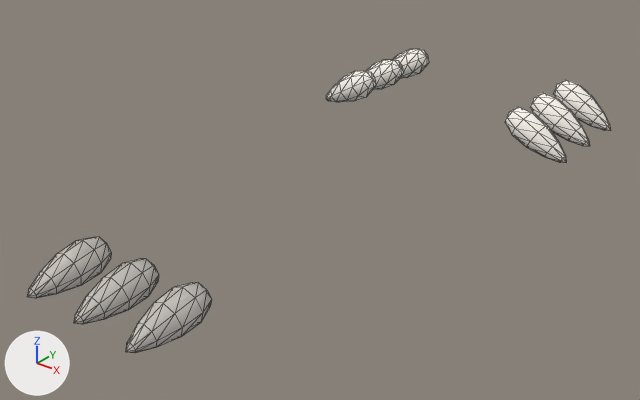
The glTF model character-studio/src/assets/anatomy/parts/claws-stub.glb: old version first, new version second.
One viewpoint serves both versions: a 50 mm camera at (0.168, -0.302, 0.095) aimed at (-0.004, -0.088, -0.038). The lights are fixed; the arrows at lower left show +X, +Y and +Z. The picture after the commit comes second. Mesh edges are drawn as thin lines. Vertices at exactly the same position are counted once.

Before the edit, the objects in view are built like this:
```python
me_claws_stub_footr = bpy.data.meshes.new('claws-stub@footR')
me_claws_stub_footr.from_pydata(...)  # 126 vertices, 240 faces; spans x -0.0258..0.0258, y -0.1927..-0.165, z -0.0355..-0.0233
me_claws_stub_footr.materials.append(mat_preview_belly)  # white #fef9f1
me_claws_stub_handl = bpy.data.meshes.new('claws-stub@handL')
me_claws_stub_handl.from_pydata(...)  # 126 vertices, 240 faces; spans x 0.0301..0.0547, y -0.0258..0.0258, z -0.0317..-0.0149
me_claws_stub_handl.materials.append(mat_preview_belly)  # white #fef9f1
me_claws_stub_handr = bpy.data.meshes.new('claws-stub@handR')
me_claws_stub_handr.from_pydata(...)  # 126 vertices, 240 faces; spans x -0.0547..-0.0301, y -0.0258..0.0258, z -0.0317..-0.0149
me_claws_stub_handr.materials.append(mat_preview_belly)  # white #fef9f1
ob_claws_stub_footr = bpy.data.objects.new('claws-stub@footR', me_claws_stub_footr)
ob_claws_stub_footr.location = (0.0, 0.0, 0.0)
ob_claws_stub_handl = bpy.data.objects.new('claws-stub@handL', me_claws_stub_handl)
ob_claws_stub_handl.location = (0.0, 0.0, 0.0)
ob_claws_stub_handr = bpy.data.objects.new('claws-stub@handR', me_claws_stub_handr)
ob_claws_stub_handr.location = (0.0, 0.0, 0.0)
```
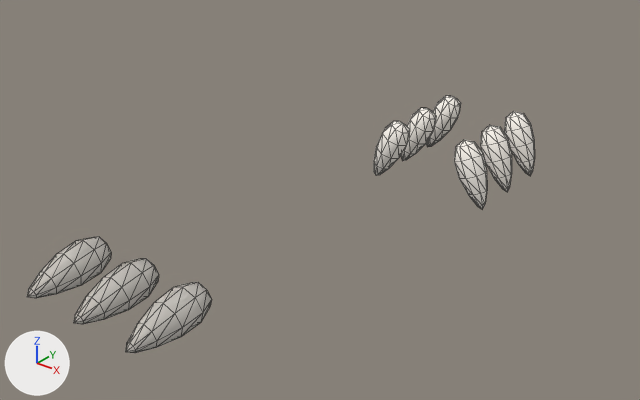
Location of each change, [x1, y1, x2, y2] in pixels of the pictures (640 x 400 px; the box of a moved part takes in the faces that stretch with it):
'claws-stub@handL', reshaped (23% narrower, 18% taller)
    before: [505, 80, 611, 163]
    after: [454, 111, 535, 209]
'claws-stub@handR', reshaped (15% narrower, 50% taller)
    before: [326, 49, 429, 102]
    after: [374, 96, 461, 176]
part 1 of me_claws_stub_handl, moved or reshaped
    before: [553, 80, 611, 131]
    after: [504, 111, 535, 176]
part 2 of me_claws_stub_handl, moved or reshaped
    before: [530, 93, 590, 146]
    after: [480, 125, 512, 192]
part 3 of me_claws_stub_handl, moved or reshaped
    before: [505, 107, 566, 163]
    after: [454, 140, 487, 209]
part 4 of me_claws_stub_handr, moved or reshaped
    before: [393, 49, 429, 78]
    after: [426, 96, 461, 147]
part 5 of me_claws_stub_handr, moved or reshaped
    before: [366, 60, 404, 90]
    after: [401, 108, 436, 161]
part 6 of me_claws_stub_handr, moved or reshaped
    before: [326, 71, 376, 102]
    after: [374, 121, 410, 176]

The edits, one by one:
me_claws_stub_handl is used by ob_claws_stub_handl; location (0.0, 0.0, 0.0).
me_claws_stub_handl had 126 vertices, 240 faces and spanned x 0.0301..0.0547, y -0.0258..0.0258, z -0.0317..-0.0149.
me_claws_stub_handl now has 126 vertices, 240 faces and spans x 0.0112..0.0259, y -0.0283..0.0234, z -0.0576..-0.032.
me_claws_stub_handl part 1: the loose piece of 42 vertices spanning x 0.0301..0.0547, y 0.0142..0.0258, z -0.0317..-0.0149 is multiplied about its middle by the matrix ((0.336, 0.916, -0.218), (-0.545, 0.0, -0.838), (-0.768, 0.401, 0.499)), then moved by (-0.0231, -0.0036, -0.0209).
me_claws_stub_handl part 2: the loose piece of 42 vertices spanning x 0.0301..0.0547, y -0.0058..0.0058, z -0.0317..-0.0149 is multiplied about the mesh origin by the matrix ((0.336, 0.916, -0.218), (-0.545, 0.0, -0.838), (-0.768, 0.401, 0.499)).
me_claws_stub_handl part 3: the loose piece of 42 vertices spanning x 0.0301..0.0547, y -0.0258..-0.0142, z -0.0317..-0.0149 is multiplied about its middle by the matrix ((0.336, 0.916, -0.218), (-0.545, 0.0, -0.838), (-0.768, 0.401, 0.499)), then moved by (-0.0231, -0.0036, -0.0209).
me_claws_stub_handr is used by ob_claws_stub_handr; location (0.0, 0.0, 0.0).
me_claws_stub_handr had 126 vertices, 240 faces and spanned x -0.0547..-0.0301, y -0.0258..0.0258, z -0.0317..-0.0149.
me_claws_stub_handr now has 126 vertices, 240 faces and spans x -0.0259..-0.0112, y -0.0283..0.0234, z -0.0576..-0.032.
me_claws_stub_handr part 4: the loose piece of 42 vertices spanning x -0.0547..-0.0301, y 0.0142..0.0258, z -0.0317..-0.0149 is multiplied about its middle by the matrix ((0.336, -0.916, 0.218), (0.545, 0.0, -0.838), (0.768, 0.401, 0.499)), then moved by (0.0231, -0.0036, -0.0209).
me_claws_stub_handr part 5: the loose piece of 42 vertices spanning x -0.0547..-0.0301, y -0.0058..0.0058, z -0.0317..-0.0149 is multiplied about the mesh origin by the matrix ((0.336, -0.916, 0.218), (0.545, 0.0, -0.838), (0.768, 0.401, 0.499)).
me_claws_stub_handr part 6: the loose piece of 42 vertices spanning x -0.0547..-0.0301, y -0.0258..-0.0142, z -0.0317..-0.0149 is multiplied about its middle by the matrix ((0.336, -0.916, 0.218), (0.545, 0.0, -0.838), (0.768, 0.401, 0.499)), then moved by (0.0231, -0.0036, -0.0209).
